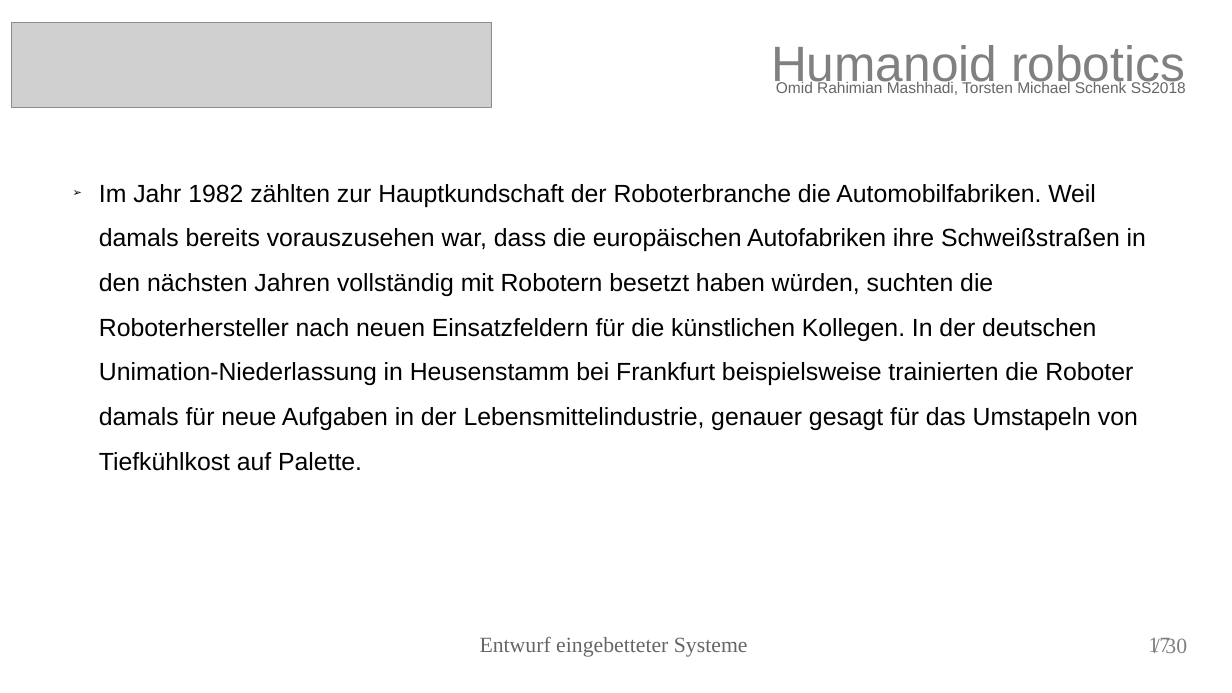
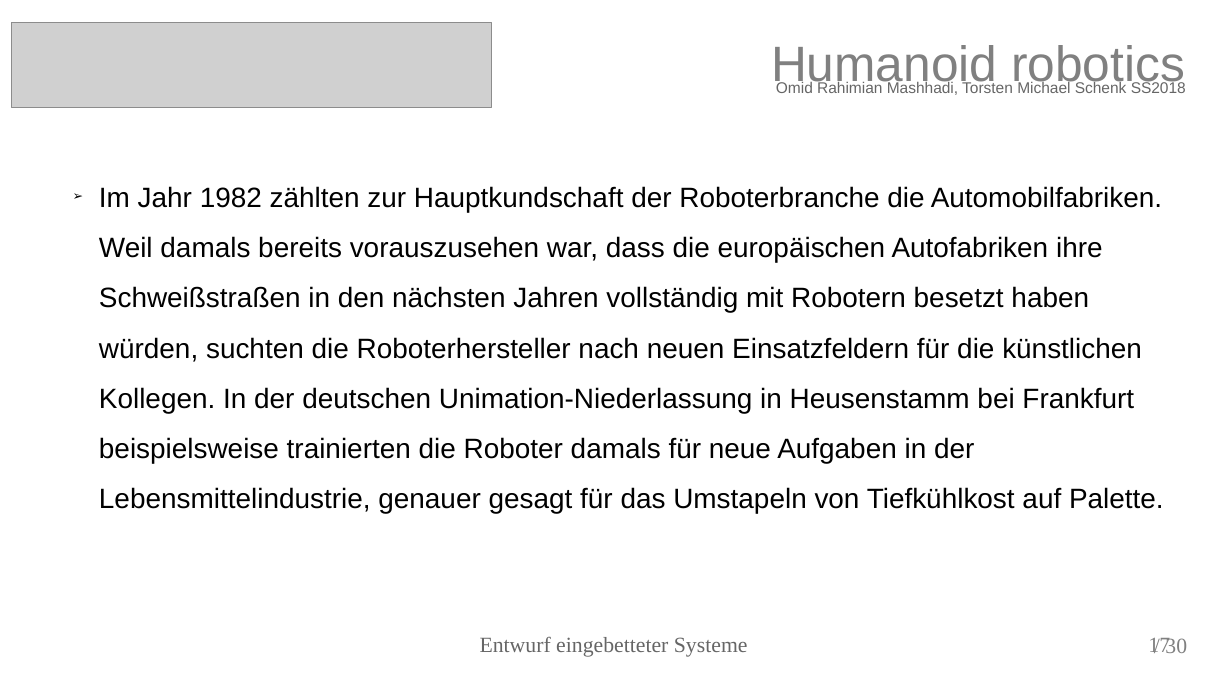
Before and after one commit to torstenschenk/beuth-avatar-ss2018, a slide deck: slide 17 of Presentation/HumanoidRobotic.odp. Drawn at 1232x693 pixels with LibreOffice and Linux fonts; fonts in the diff are those of the drawing; grey boxes stand for pictures. Boxes give left, top, right and bottom in pixels: in the first picture for what was removed or moved away, otherwise in the second. Text is boxed around its words. In the diff, an @@ line names an element or a change of style, - is before the commit and + after.

```diff
--- a/Presentation/HumanoidRobotic.odp
+++ b/Presentation/HumanoidRobotic.odp
@@ text "Im Jahr 1982 zählten zur ..." at bbox=[99, 186, 1164, 514]: size 16 to 18 pt @@
```
Also in this commit, not shown: 8 other slides changed, 4 other files.
